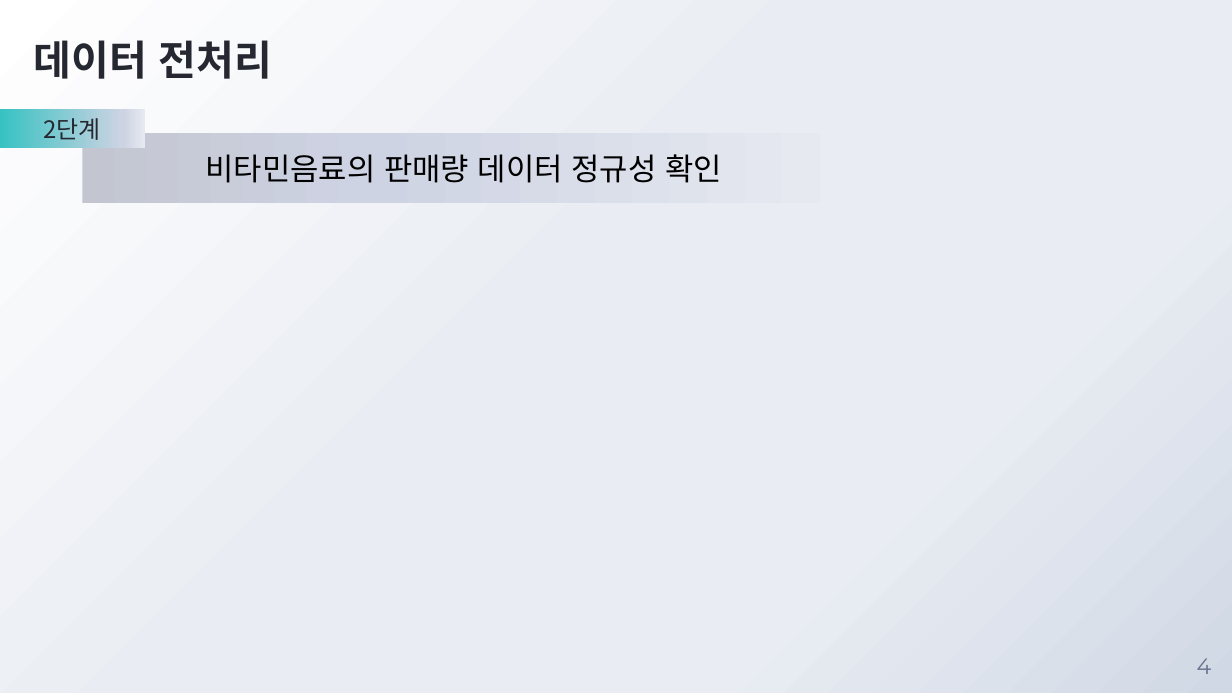
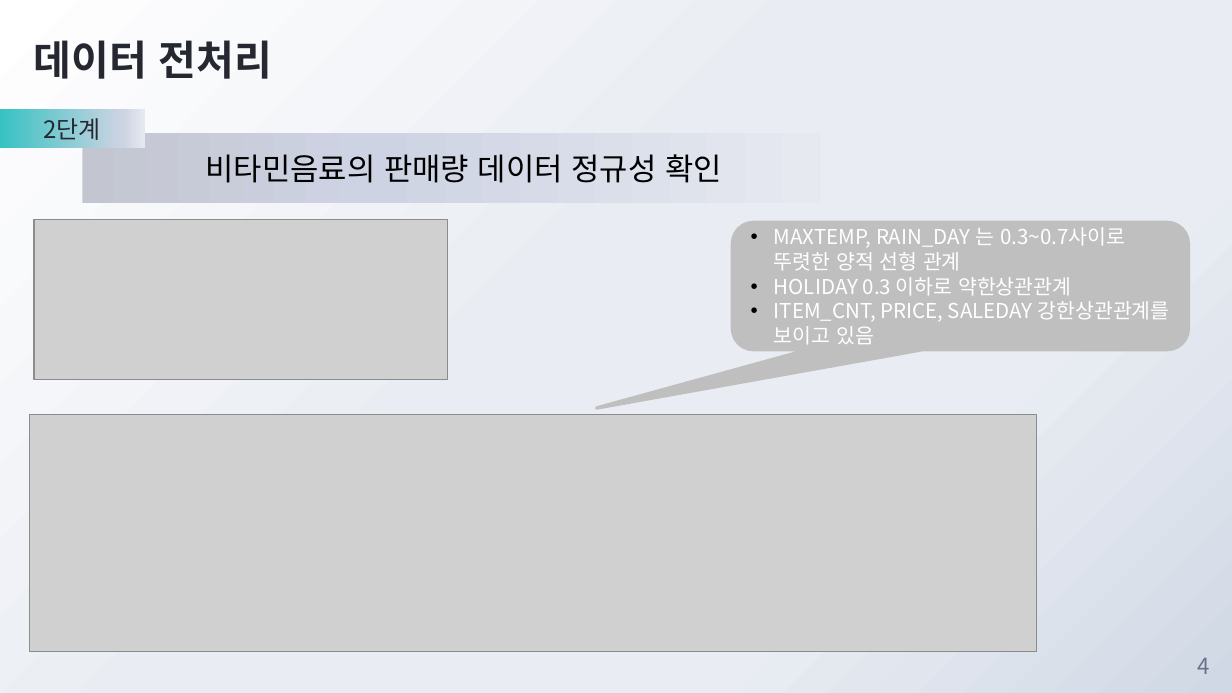
Before and after one commit to JadenChoi94/MachineLearning_Basic, a slide deck: slide 4 of 4조 비타민음료 발표.pptx. Drawn at 1232x693 pixels with LibreOffice and Linux fonts; fonts in the diff are those of the drawing; grey boxes stand for pictures; background and template pictures are left out. Boxes give left, top, right and bottom in pixels: in the first picture for what was removed or moved away, otherwise in the second. Text is boxed around its words. In the diff, an @@ line names an element or a change of style, - is before the commit and + after.

```diff
--- a/4조 비타민음료 발표.pptx
+++ b/4조 비타민음료 발표.pptx
@@ picture added at <box>34,219,447,379</box> @@
@@ rounded speech box added at <box>732,223,1188,350</box>, fill #BFBFBF, outline #BFBFBF 2 pt, 12 pt, text #FFFFFF @@
+• MAXTEMP, RAIN_DAY 는 0.3~0.7사이로 뚜렷한 양적 선형 관계
+• HOLIDAY 0.3 이하로 약한상관관계
+• ITEM_CNT, PRICE, SALEDAY 강한상관관계를 보이고 있음
@@ picture added at <box>30,414,1037,652</box> @@
@@ page number at <box>1198,658,1210,674</box>: font Montserrat to Noto Sans CJK KR @@
```
Also in this commit, not shown: 10 other slides changed, 8 slides added, 2 slides removed, 6 other files.
